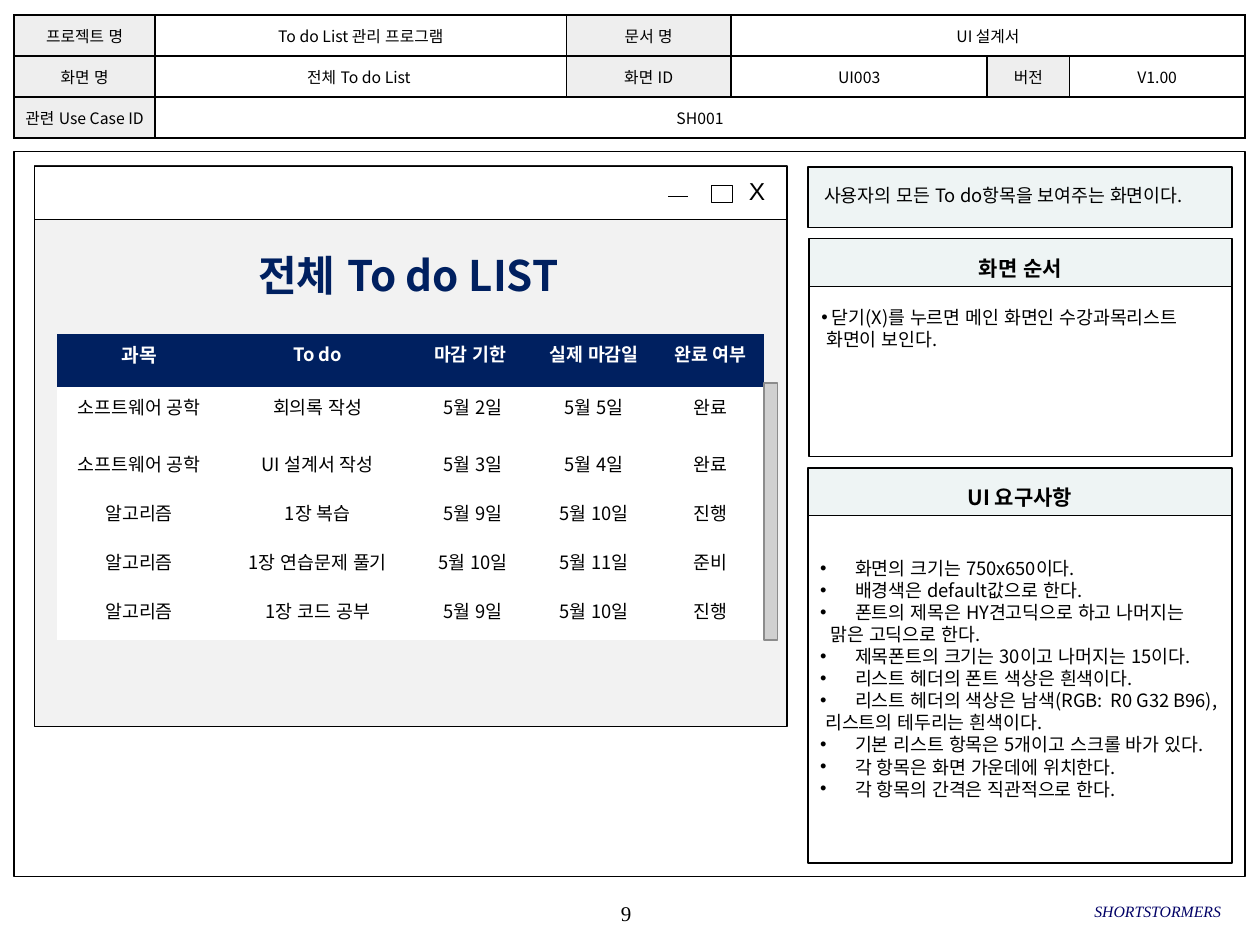
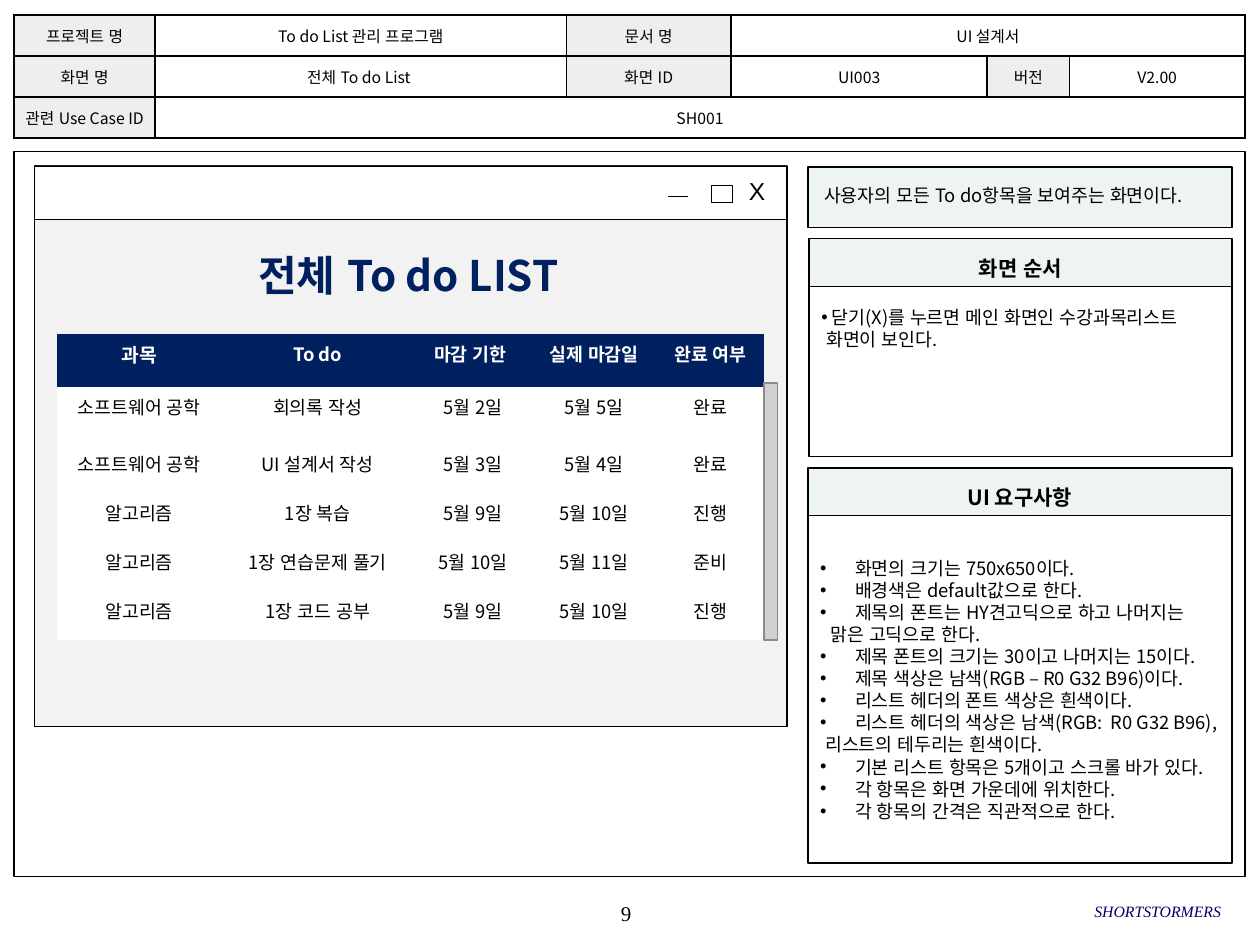
Before and after one commit to SMU-SE-Admin/18-1_7_SHORTSTORMERS_Doc, a slide deck: slide 9 of 03 설계/UI 설계서_7_SHORTSTORMERS.pptx. Drawn at 1260x945 pixels with LibreOffice and Linux fonts; fonts in the diff are those of the drawing; grey boxes stand for pictures; background and template pictures are left out. Boxes give left, top, right and bottom in pixels: in the first picture for what was removed or moved away, otherwise in the second. Text is boxed around its words. In the diff, an @@ line names an element or a change of style, - is before the commit and + after.

```diff
--- a/03 설계/UI 설계서_7_SHORTSTORMERS.pptx
+++ b/03 설계/UI 설계서_7_SHORTSTORMERS.pptx
@@ table at (14,15,1244,139) @@
-row 2, column 6: V1.00
+row 2, column 6: V2.00
@@ text in rectangle at (855,603,1184,626): text changed @@
-• 폰트의 제목은 HY견고딕으로 하고 나머지는
+• 제목의 폰트는 HY견고딕으로 하고 나머지는
@@ text in rectangle at (855,647,1195,692): text changed @@
-• 제목폰트의 크기는 30이고 나머지는 15이다.
+• 제목 폰트의 크기는 30이고 나머지는 15이다.
+• 제목 색상은 남색(RGB – R0 G32 B96)이다.
```
Also in this commit, not shown: 26 other slides changed.
